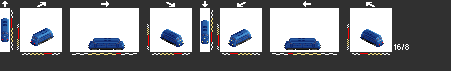
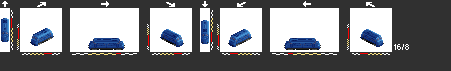
Before/after of a 451 x 71 layered artwork. What changed in the layer stack:
hid "light" over left=2, top=36, right=383, bottom=45
renamed "my" to "detmy", hid it over left=3, top=22, right=374, bottom=45
renamed "base" to "mx", painted on it over left=2, top=20, right=383, bottom=45
